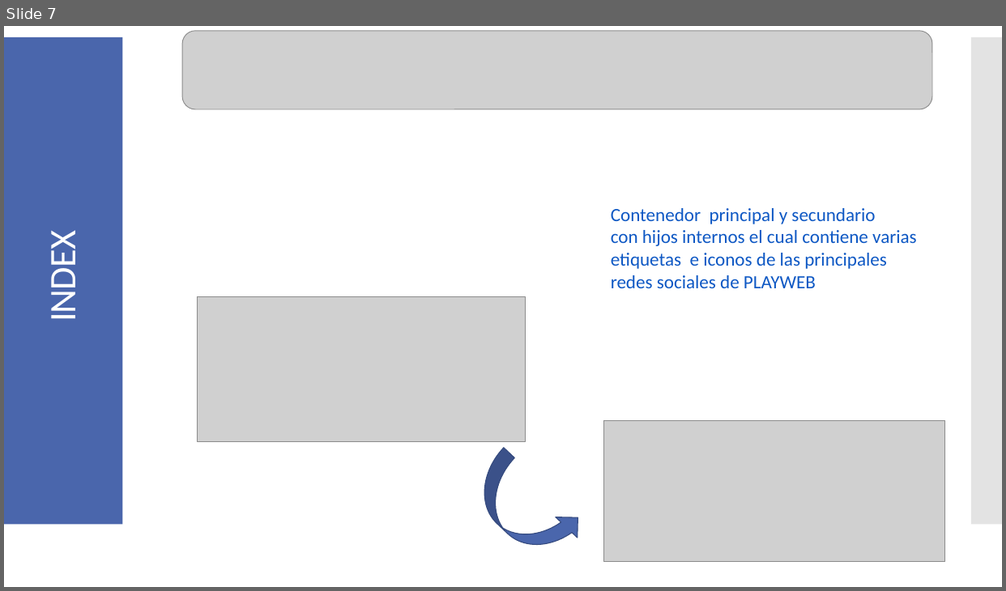
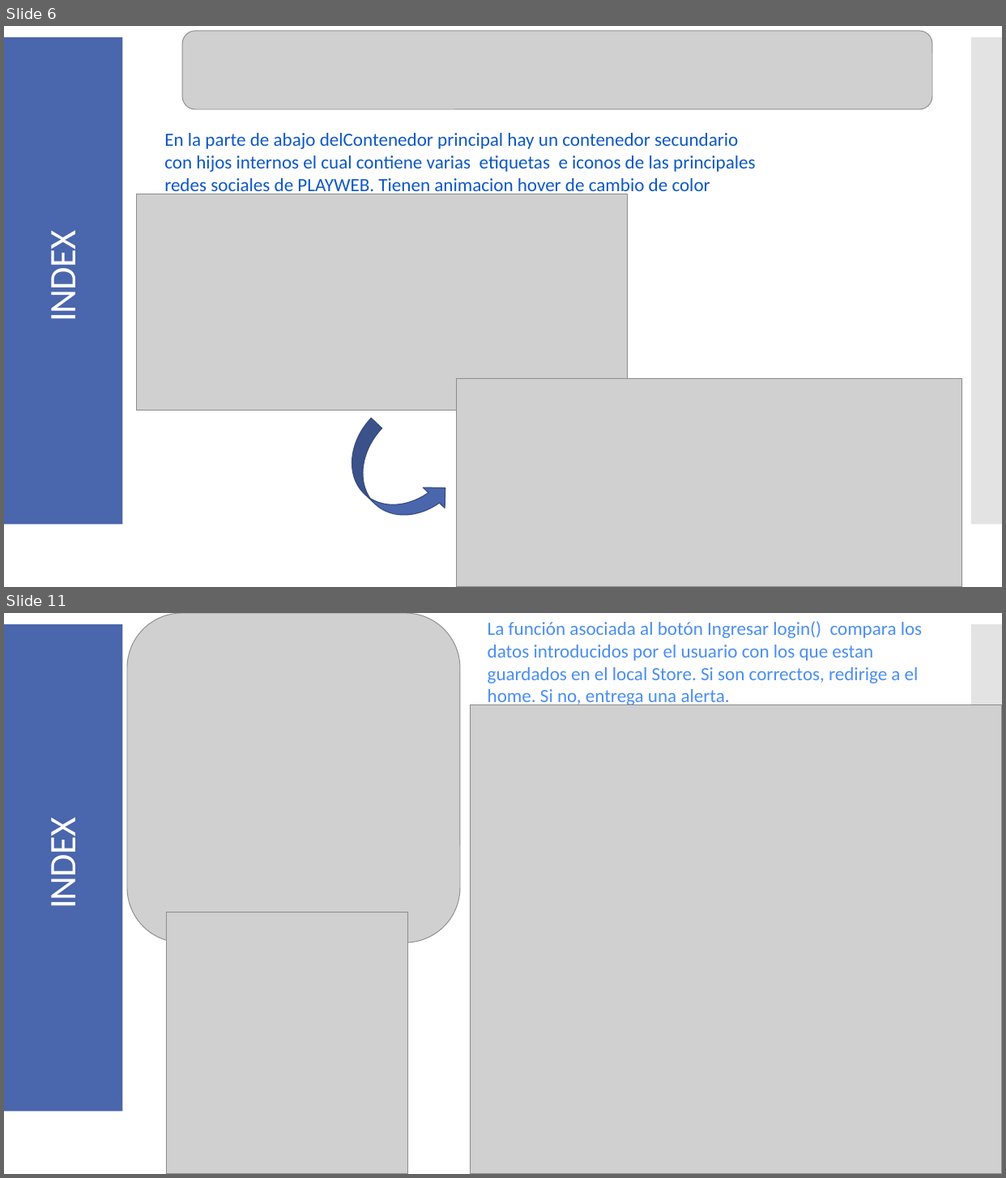
Before and after one commit to MalyJPL/PlayWeb-BICTIA, a slide deck: Manual/Manual_Desarrollo.pptx. Shown one above the other, each under a label of ours: slide 7 before the commit, slides 6 and 11 after it; the slides between them are not shown. The pictures are 1006x591 and 1006x1178 pixels, drawn with LibreOffice and Linux fonts; fonts in the diff are those of the drawing; grey boxes stand for pictures. Boxes give left, top, right and bottom in pixels: in the first picture for what was removed or moved away, otherwise in the second. Text is boxed around its words. In the diff, an @@ line names an element or a change of style, - is before the commit and + after.

```diff
--- a/Manual/Manual_Desarrollo.pptx
+++ b/Manual/Manual_Desarrollo.pptx
@@ slide 11 added at (4, 613, 1002, 1174), background #FFFFFF; not listed: 2 template elements that a slide beside it also shows @@
@@ picture added at (127, 613, 461, 943) @@
@@ rectangle added at (480, 613, 938, 711), outline #FFFFFF 0.75 pt, 18 pt, text #4A8EF2 @@
+La función asociada al botón Ingresar login() compara los datos introducidos por el usuario con los que estan guardados en el local Store. Si son correctos, redirige a el home. Si no, entrega una alerta.
@@ picture added at (471, 705, 1002, 1174) @@
@@ title added at (40, 827, 85, 906), 36 pt, text #FFFFFF @@
+INDEX
@@ picture added at (166, 912, 407, 1174) @@
@@ what was slide 7 is now slide 6 @@
@@ slide 6 changed as well @@
@@ text at (164, 133, 756, 196): text changed @@
-Contenedor principal y secundario
-con hijos internos el cual contiene varias
-etiquetas e iconos de las principales
-redes sociales de PLAYWEB
+En la parte de abajo delContenedor principal hay un contenedor secundario
+con hijos internos el cual contiene varias etiquetas e iconos de las principales
+redes sociales de PLAYWEB. Tienen animacion hover de cambio de color
@@ picture: place and size @@
-picture at (197, 297, 526, 442)
+picture at (136, 194, 627, 411)
@@ picture: place and size @@
-picture at (603, 420, 945, 561)
+picture at (456, 378, 962, 587)
@@ curved up arrow: place and size @@
-curved up arrow at (462, 448, 589, 571)
+curved up arrow at (330, 419, 456, 542)
```
Also in this commit, not shown: 6 other slides changed, 17 other slides added, 2 slides removed, 10 other files.
